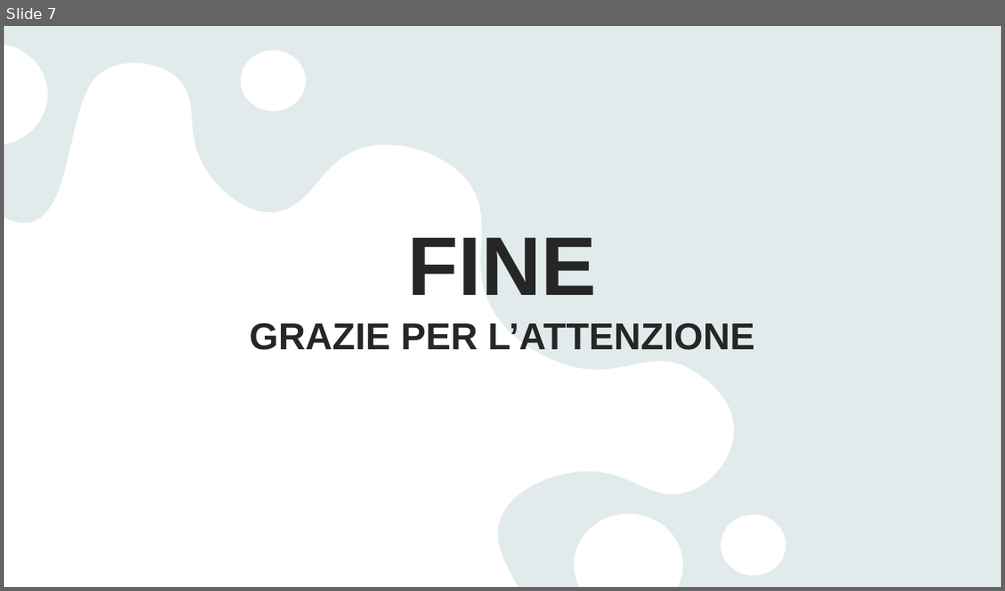
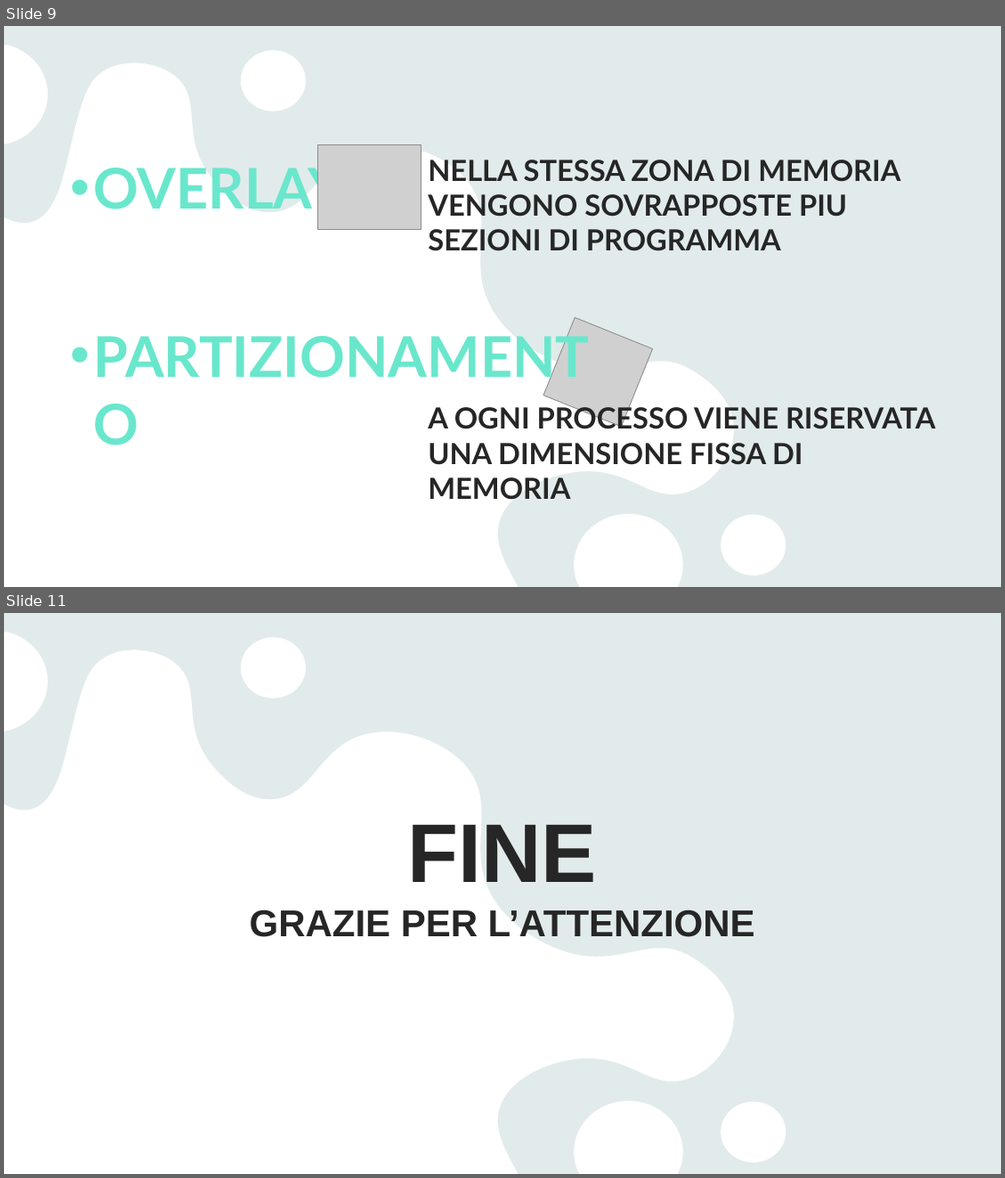
Before and after one commit to michelesantomauroitigeo/repositoryTPSIT2526, a slide deck: SANSONE VITO/02_sansoneVito.pptx. Shown one above the other, each under a label of ours: slide 7 before the commit, slides 9 and 11 after it; the slides between them are not shown. The pictures are 1005x591 and 1005x1178 pixels, drawn with LibreOffice and Linux fonts; fonts in the diff are those of the drawing; grey boxes stand for pictures. Boxes give left, top, right and bottom in pixels: in the first picture for what was removed or moved away, otherwise in the second. Text is boxed around its words. In the diff, an @@ line names an element or a change of style, - is before the commit and + after.

```diff
--- a/SANSONE VITO/02_sansoneVito.pptx
+++ b/SANSONE VITO/02_sansoneVito.pptx
@@ slide 9 added at bbox=[4, 26, 1001, 587], background #E9F3F3; not listed: 2 template elements that a slide beside it also shows @@
@@ picture added at bbox=[318, 145, 421, 229] @@
@@ text added at bbox=[93, 160, 344, 219], 54 pt, text #69E7CC, bold @@
+• OVERLAY
@@ text added at bbox=[428, 160, 900, 251], 28 pt, text #262626, bold @@
+NELLA STESSA ZONA DI MEMORIA VENGONO SOVRAPPOSTE PIU SEZIONI DI PROGRAMMA
@@ text added at bbox=[63, 318, 612, 394], 54 pt, text #69E7CC, bold @@
+• PARTIZIONAMENTO
@@ picture added at bbox=[543, 318, 652, 426] @@
@@ text added at bbox=[428, 403, 936, 465], 28 pt, text #262626, bold @@
+A OGNI PROCESSO VIENE RISERVATA UNA DIMENSIONE FISSA DI MEMORIA
@@ what was slide 7 is now slide 11 @@
```
Also in this commit, not shown: 1 slide changed, 3 other slides added.
